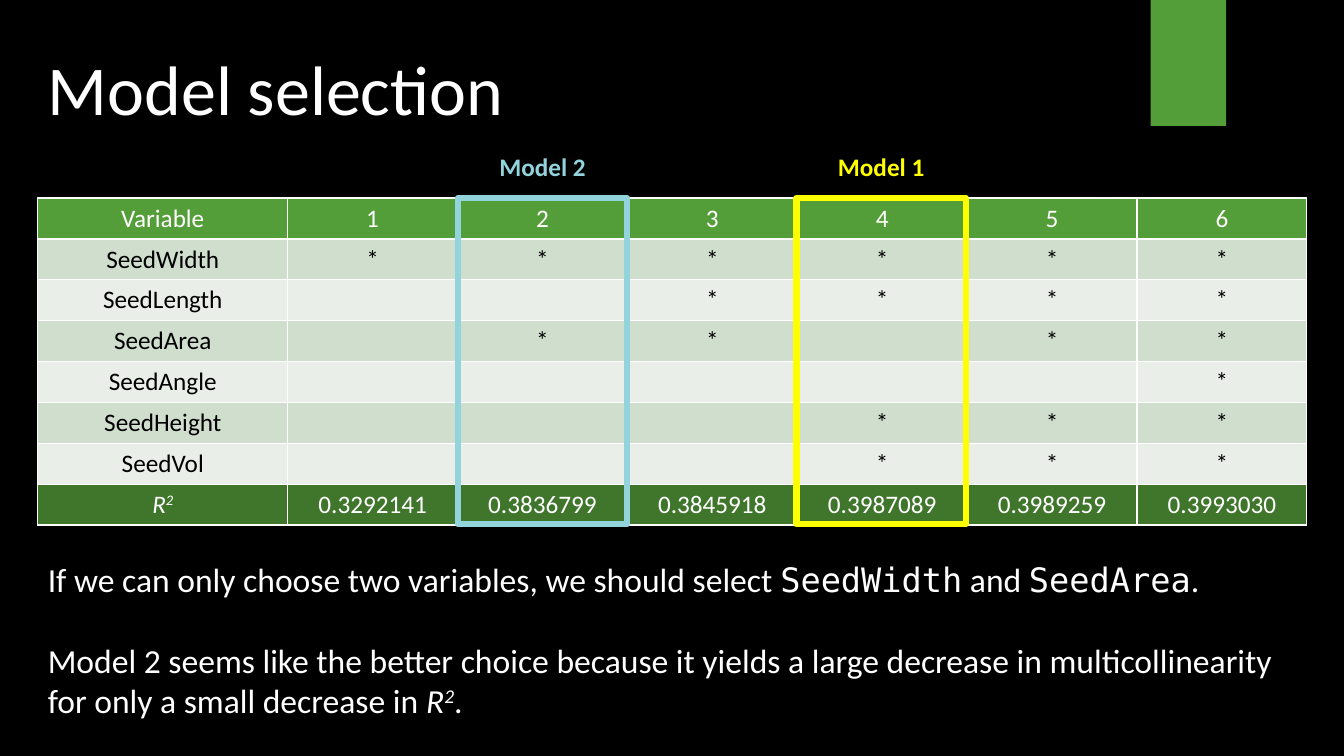
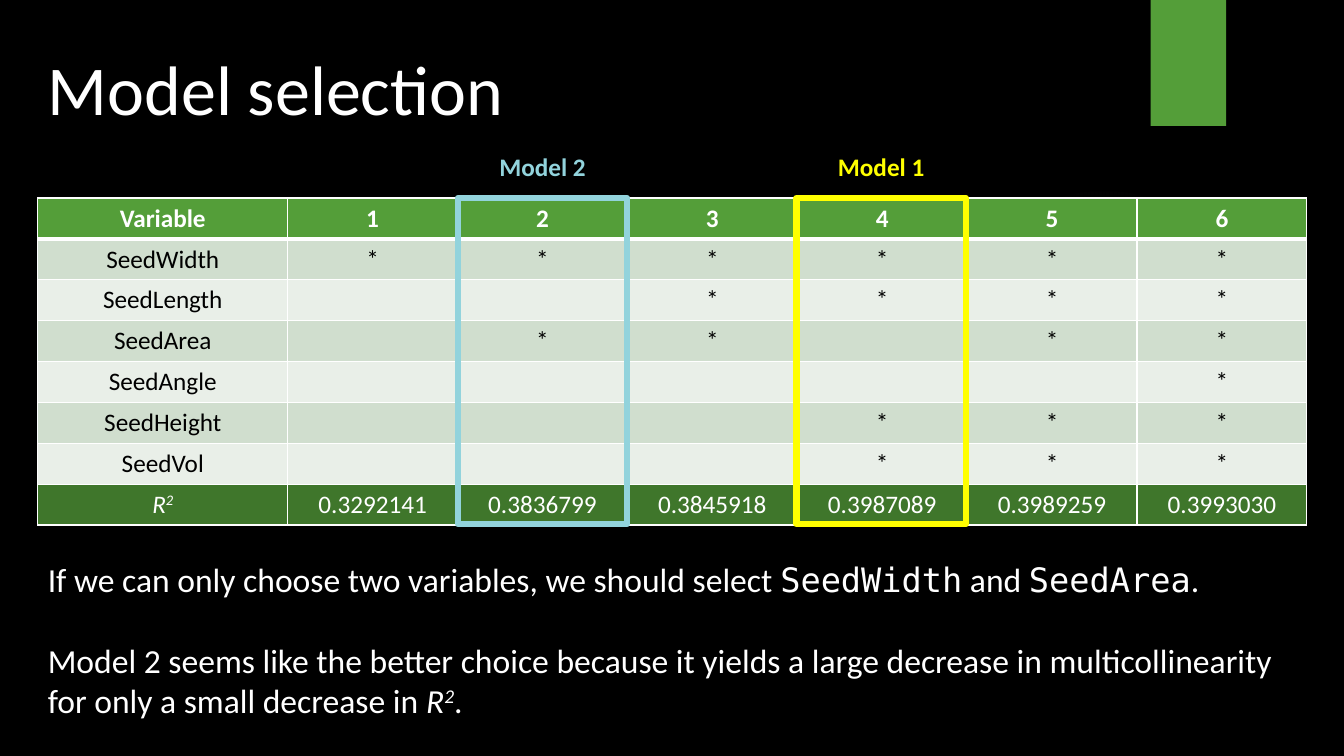
Before and after one commit to TrevorHD/CNSeedDrop, a slide deck: slide 16 of DreesHowerton_STAT501_Presentation.pptx (slide 13 before the commit). Drawn at 1344x756 pixels with LibreOffice and Linux fonts; fonts in the diff are those of the drawing; background and template pictures are left out. Boxes give left, top, right and bottom in pixels: in the first picture for what was removed or moved away, otherwise in the second. Text is boxed around its words. In the diff, an @@ line names an element or a change of style, - is before the commit and + after.

```diff
--- a/DreesHowerton_STAT501_Presentation.pptx
+++ b/DreesHowerton_STAT501_Presentation.pptx
@@ table at [38,198,1311,523] @@
@@ bold on in "Variable", "1", "2", "3" and 3 more places @@
```
Also in this commit, not shown: 11 other slides changed, 4 slides added, 1 slide removed, 6 other files.
